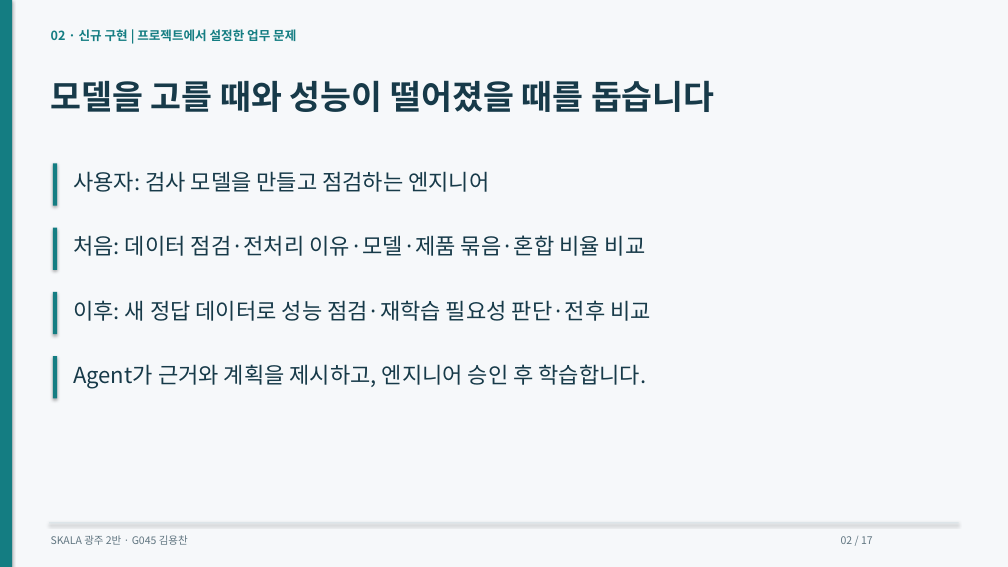
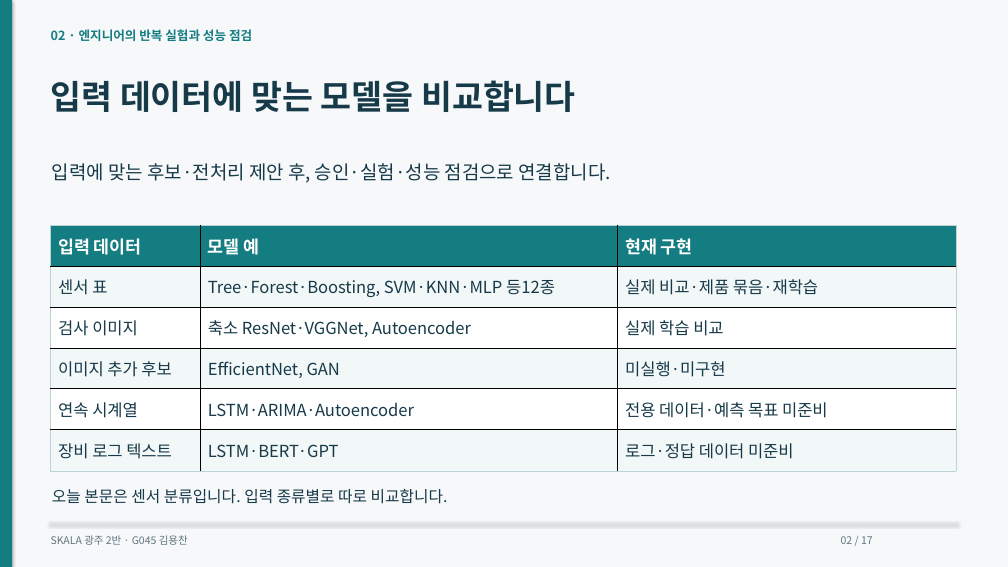
Before and after one commit to dragonchan95/Semiconductor-AI-Agent, a slide deck: slide 2 of docs/G045_Semiconductor_Agent.pptx. Drawn at 1008x567 pixels with LibreOffice and Linux fonts; fonts in the diff are those of the drawing. Boxes give left, top, right and bottom in pixels: in the first picture for what was removed or moved away, otherwise in the second. Text is boxed around its words. In the diff, an @@ line names an element or a change of style, - is before the commit and + after.

```diff
--- a/docs/G045_Semiconductor_Agent.pptx
+++ b/docs/G045_Semiconductor_Agent.pptx
@@ text at (x1=51, y1=29, x2=252, y2=41): text changed @@
-02 · 신규 구현 | 프로젝트에서 설정한 업무 문제
+02 · 엔지니어의 반복 실험과 성능 점검
@@ text at (x1=51, y1=80, x2=576, y2=112): text changed @@
-모델을 고를 때와 성능이 떨어졌을 때를 돕습니다
+입력 데이터에 맞는 모델을 비교합니다
@@ text at (x1=52, y1=163, x2=611, y2=183): text changed; size 21 to 18 pt @@
-사용자: 검사 모델을 만들고 점검하는 엔지니어
+입력에 맞는 후보·전처리 제안 후, 승인·실험·성능 점검으로 연결합니다.
@@ rectangle removed at (x1=53, y1=163, x2=57, y2=206) @@
@@ table added at (x1=51, y1=225, x2=957, y2=471), 6 rows, 3 columns @@
+입력 데이터 | 모델 예 | 현재 구현
+센서 표 | Tree·Forest·Boosting, SVM·KNN·MLP 등12종 | 실제 비교·제품 묶음·재학습
+검사 이미지 | 축소 ResNet·VGGNet, Autoencoder | 실제 학습 비교
+이미지 추가 후보 | EfficientNet, GAN | 미실행·미구현
+연속 시계열 | LSTM·ARIMA·Autoencoder | 전용 데이터·예측 목표 미준비
+장비 로그 텍스트 | LSTM·BERT·GPT | 로그·정답 데이터 미준비
@@ rectangle removed at (x1=53, y1=228, x2=57, y2=270) @@
@@ text removed at (x1=73, y1=235, x2=646, y2=256) @@
-처음: 데이터 점검·전처리 이유·모델·제품 묶음·혼합 비율 비교
@@ rectangle removed at (x1=53, y1=292, x2=57, y2=334) @@
@@ text removed at (x1=73, y1=300, x2=651, y2=321) @@
-이후: 새 정답 데이터로 성능 점검·재학습 필요성 판단·전후 비교
@@ rectangle removed at (x1=53, y1=356, x2=57, y2=399) @@
@@ text removed at (x1=73, y1=364, x2=647, y2=389) @@
-Agent가 근거와 계획을 제시하고, 엔지니어 승인 후 학습합니다.
@@ text added at (x1=52, y1=489, x2=448, y2=504), 15 pt, text #173A49 @@
+오늘 본문은 센서 분류입니다. 입력 종류별로 따로 비교합니다.
```
Also in this commit, not shown: 13 other slides changed, 1 slide added, 1 slide removed, 15 other files.
